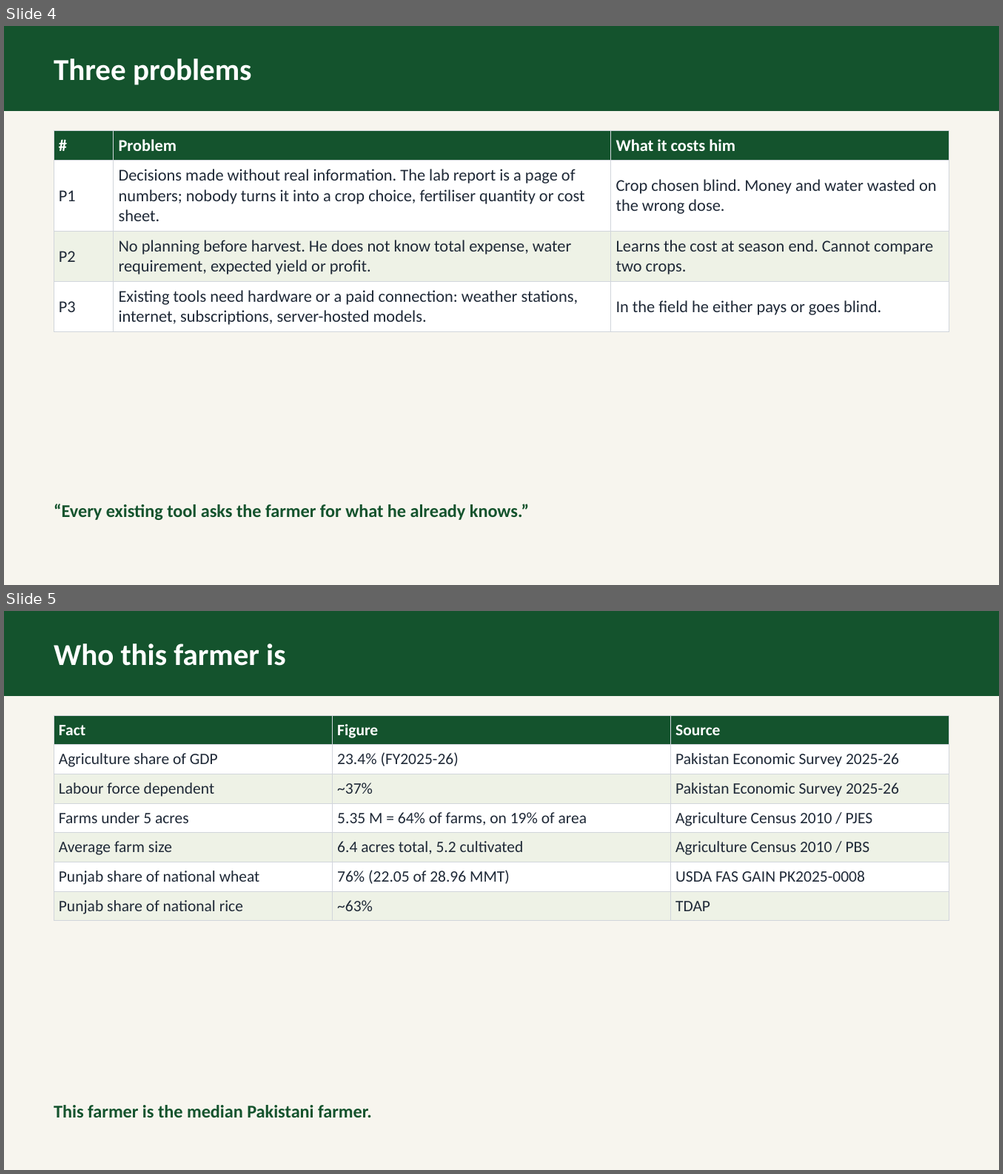
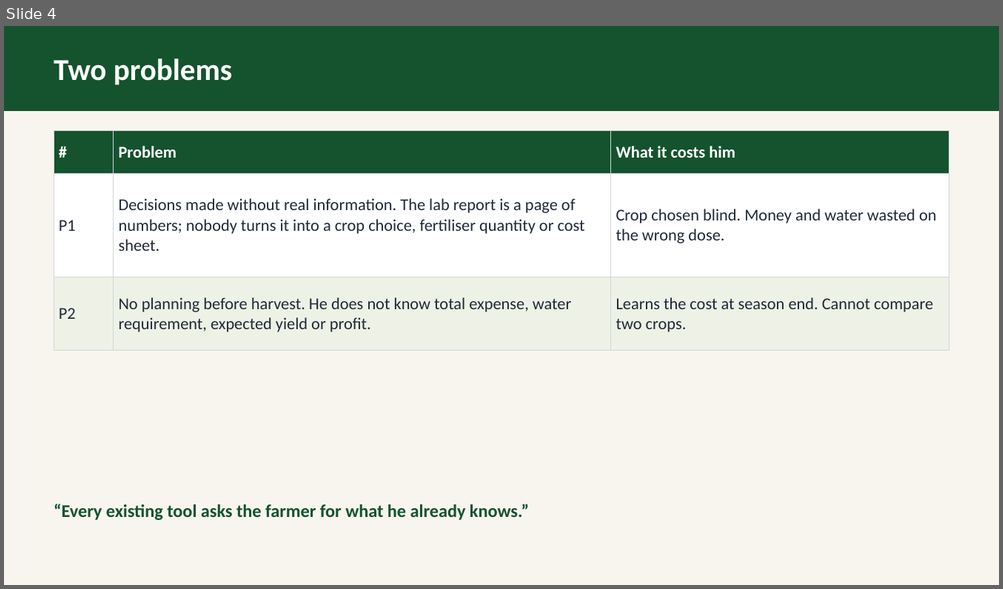
Before and after one commit to abdullahmunir139/my-fyp, a slide deck: deliverables/proposal/ppt/group_2_AgriPulse_Soil-Test_Driven_Farm_Planner.pptx. Shown one above the other, each under a label of ours: slides 4 and 5 before the commit, slide 4 after it. The pictures are 1003x1174 and 1003x589 pixels, drawn with LibreOffice and Linux fonts; fonts in the diff are those of the drawing. Boxes give left, top, right and bottom in pixels: in the first picture for what was removed or moved away, otherwise in the second. Text is boxed around its words. In the diff, an @@ line names an element or a change of style, - is before the commit and + after.

Commit message:
Update AgriPulse Soil-Test Driven Farm Planner documents: modify ODP, PDF, and PPTX files

```diff
--- a/deliverables/proposal/ppt/group_2_AgriPulse_Soil-Test_Driven_Farm_Planner.pptx
+++ b/deliverables/proposal/ppt/group_2_AgriPulse_Soil-Test_Driven_Farm_Planner.pptx
@@ slide 5 removed at (4,611,999,1170), background #F7F5EE @@
@@ rectangle removed at (4,611,999,695) @@
@@ text removed at (54,644,285,666) @@
-Who this farmer is
@@ table removed at (54,715,949,917), 7 rows, 3 columns @@
-Fact | Figure | Source
-Agriculture share of GDP | 23.4% (FY2025-26) | Pakistan Economic Survey 2025-26
-Labour force dependent | ~37% | Pakistan Economic Survey 2025-26
-Farms under 5 acres | 5.35 M = 64% of farms, on 19% of area | Agriculture Census 2010 / PJES
-Average farm size | 6.4 acres total, 5.2 cultivated | Agriculture Census 2010 / PBS
-Punjab share of national wheat | 76% (22.05 of 28.96 MMT) | USDA FAS GAIN PK2025-0008
-Punjab share of national rice | ~63% | TDAP
@@ text removed at (54,1105,372,1118) @@
-This farmer is the median Pakistani farmer.
@@ slide 4 changed as well @@
@@ rectangle at (4,26,999,110): outline #14532D 1 pt to #14532D 0.99 pt @@
@@ text at (54,59,232,85): text changed @@
-Three problems
+Two problems
@@ table at (54,130,949,350) @@
-row 4: P3 | Existing tools need hardware or a paid connection: weather stations, internet, subscriptions, server-hosted models. | In the field he either pays or goes blind.
```
Also in this commit, not shown: 9 other slides changed, 2 slides added, 7 other slides removed, 2 other files.
